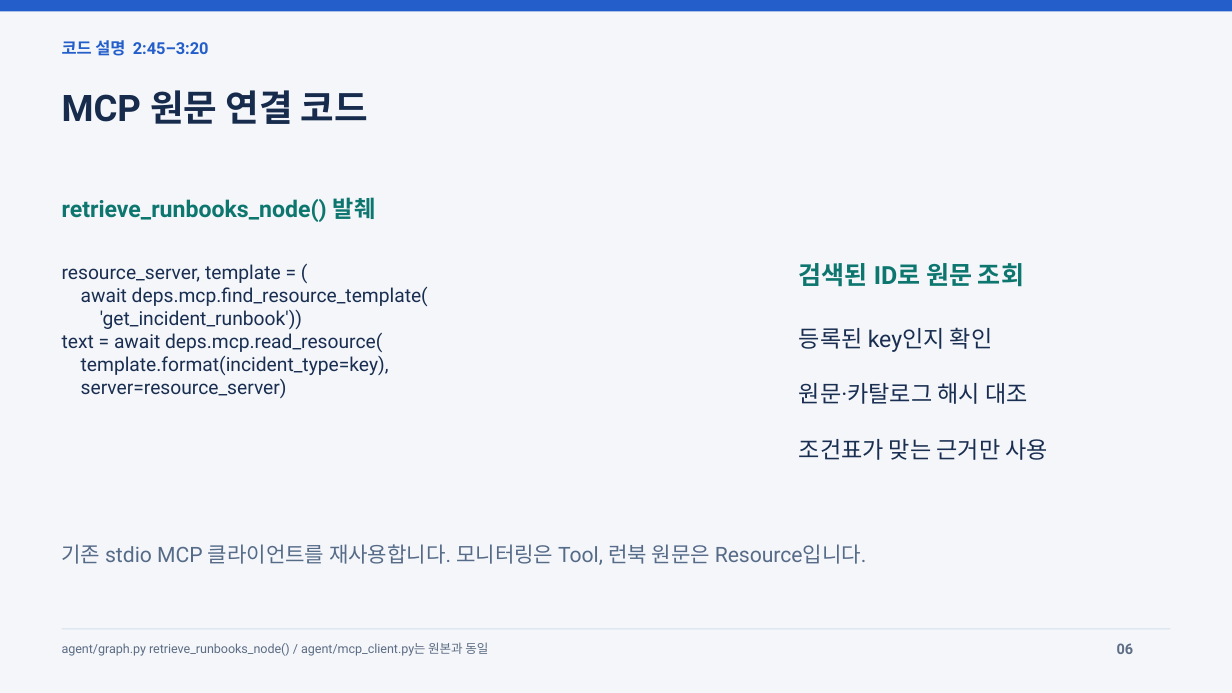
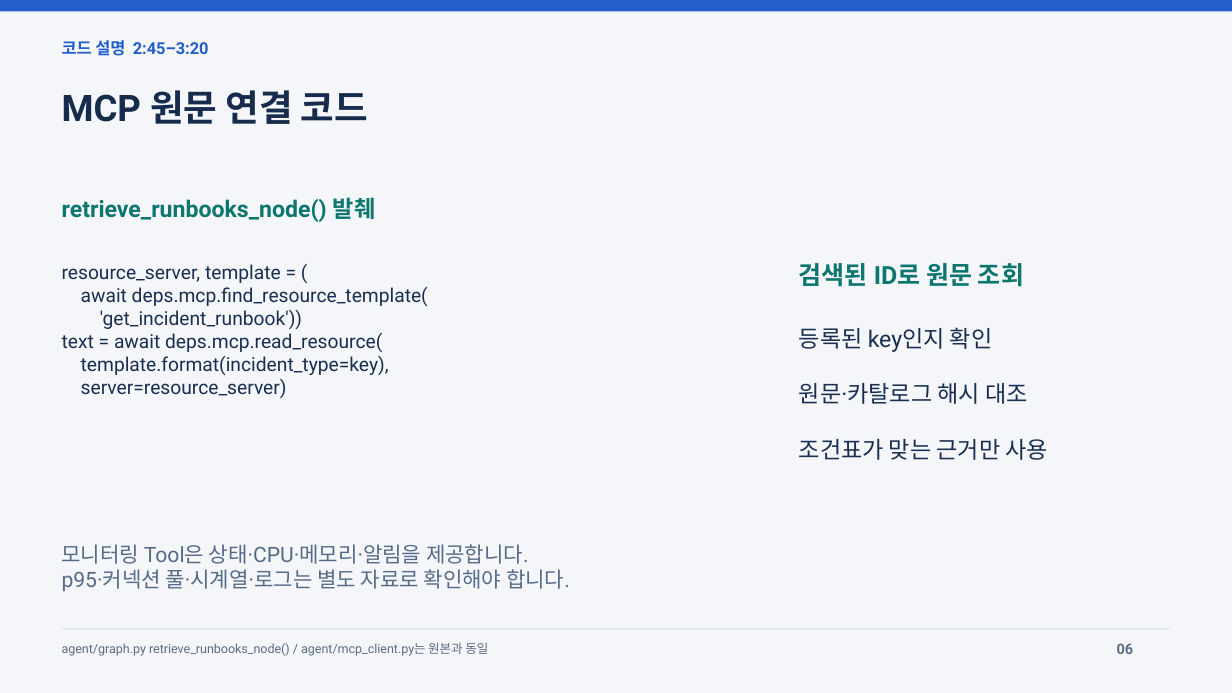
Before and after one commit to jeonginlee09-cpu/skala-ai-mini_project, a slide deck: slide 6 of output/AI_Agent_개선_최종발표.pptx. Drawn at 1232x693 pixels with LibreOffice and Linux fonts; fonts in the diff are those of the drawing. Boxes give left, top, right and bottom in pixels: in the first picture for what was removed or moved away, otherwise in the second. Text is boxed around its words. In the diff, an @@ line names an element or a change of style, - is before the commit and + after.

```diff
--- a/output/AI_Agent_개선_최종발표.pptx
+++ b/output/AI_Agent_개선_최종발표.pptx
@@ text at box(62, 544, 570, 592): text changed @@
-기존 stdio MCP 클라이언트를 재사용합니다. 모니터링은 Tool, 런북 원문은 Resource입니다.
+모니터링 Tool은 상태·CPU·메모리·알림을 제공합니다.
+p95·커넥션 풀·시계열·로그는 별도 자료로 확인해야 합니다.
```
Also in this commit, not shown: 4 other slides changed, 35 other files.
